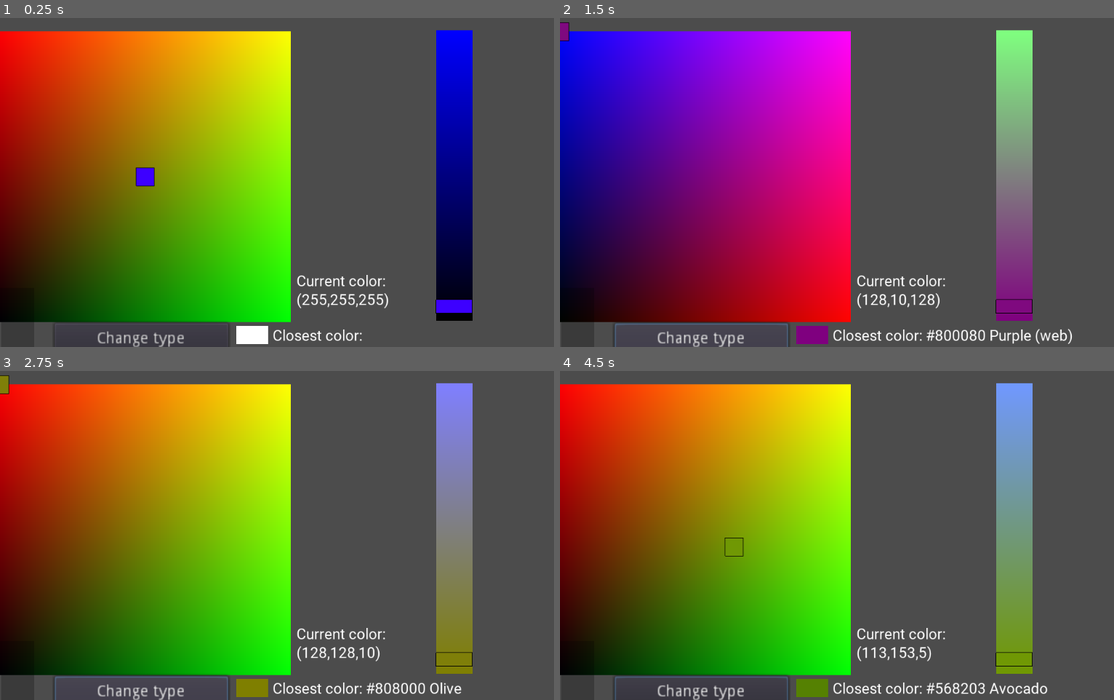
Above: before the commit, frames 1-4 (two rows, left to right).
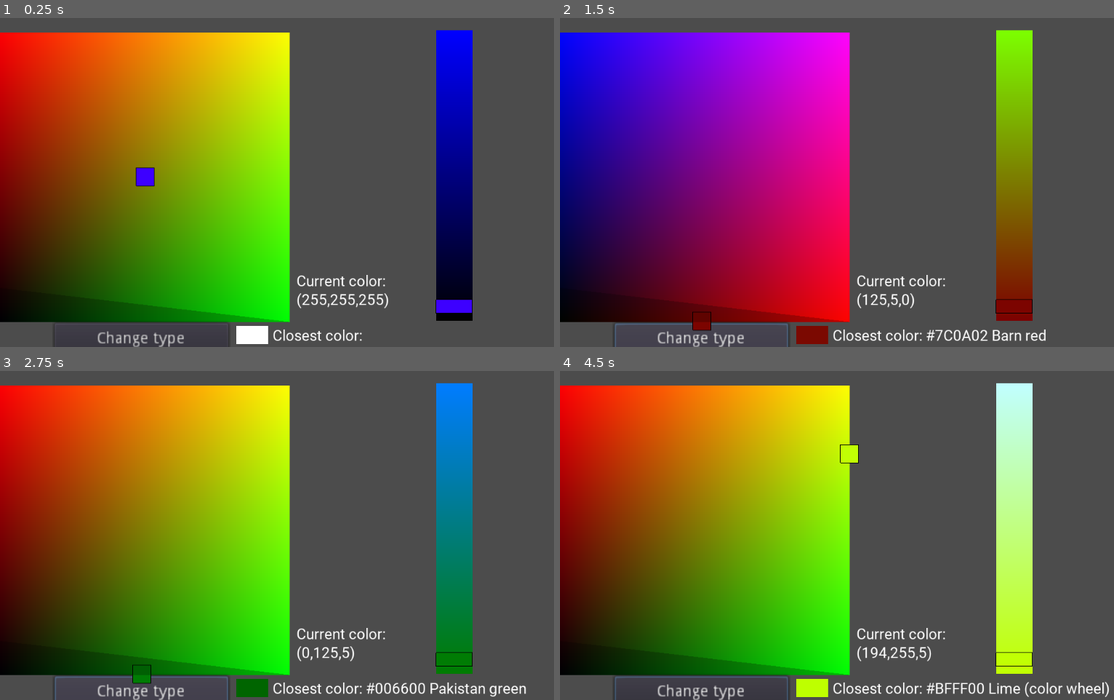
Above: after the commit, the same moments.

Repository: AntonBogun/Fancy-Color-Picker
Game: Godot game, scene res://Bruh.tscn
The game is run twice, just before and just after one commit, with the same random seed, the same clock (stepped at 60 frames per second) and the same inputs. The engine's default icon, where the game draws it, is replaced by a stand-in: a white triangle on a blue panel in a dark square.
Inputs (mouse positions are in pixels of both pictures, inside the frame that each line leads up to):
- Up to frame 1 (0.25 s): no input
- Up to frame 2 (1.5 s): click "Change type" at 0.5 s; click "Change type" at 1.25 s
- Up to frame 3 (2.75 s): click "Change type" at 2 s
- Up to frame 4 (4.5 s): tap Enter at 2.75, 4.25 s; move the mouse to (981, 512) at 2.77 s; press the mouse at (981, 512) at 2.78 s; tap Space at 3.5 s; move the mouse to (731, 545) at 3.52 s; release the mouse at (731, 545) at 3.53 s; click (731, 545) at 3.6 s; move the mouse to (909, 453) at 4.27 s; press the mouse at (909, 453) at 4.28 s

The runs differ from the first frame. In frame 1, 1.4% of the frame differs, in the area x 0-53%, y 3-93%; in frame 2, 8.4%, in the area x 0-93%, y 1-100%; in frame 3, 8.3%; in frame 4, 8.3%.

Commit message:
New Influence

Diff:
--- a/2dcolor.gd
+++ b/2dcolor.gd
@@ -50,11 +50,13 @@
 	#then multiplies vert by zoom (for obvious reasons)
 	return Vector2(viewpoort.x/2.0+vert.x*zooom,viewpoort.y/2.0+vert.y*zooom)
 
-#lower left
-#top right
-#(in cartesian, in bad computer scale top left, bottom right
+#pos1=0,0
+#pos2=max,max
+#(bottom left, top right in cartesian; in bad computer scale top left, bottom right
 func ifinbox(pos, pos1, pos2):
 	return (pos2.x>=pos.x && pos.x>=pos1.x && pos2.y>=pos.y && pos.y>=pos1.y);
+func forceinbox(pos,pos1,pos2):
+	return Vector2(min(max(pos.x,pos1.x),pos2.x),min(max(pos.y,pos1.y),pos2.y))
 
 func colorsize(pos,size,args):
 	var colorif = funcref(self,"colorif")
@@ -74,8 +76,7 @@
 
 
 
-var mouseraw=Vector2()
-var mousepos=Vector2()
+
 
 
 var r = 128
@@ -83,20 +84,41 @@
 var b = 10
 var interntype=0
 var slider=40
+var prevmouseorigin=Vector2()
 var prevmouse=Vector2()
-
+var mouseraw=Vector2()
+var mousepos=Vector2()
 
 func _process(_delta):
 	i-=int(i>0)
 	#positions on viewport
 	var pos1=vertconv(polygon[0]+position,get_viewport_rect().size,1/get_node("..").zoom.x)
 	var pos2=vertconv(polygon[2]+position,get_viewport_rect().size,1/get_node("..").zoom.x)
+
 	#get positions on slider - pointless
 	#var sliderpos1=vertconv($VSlider.rect_position+position,get_viewport_rect().size,1/get_node("..").zoom.x)
 	#var sliderpos2=vertconv($VSlider.rect_size*$VSlider.rect_scale+$VSlider.rect_position++position,get_viewport_rect().size,1/get_node("..").zoom.x)
 
-	#if mouse in box and mouse pos changed
-	var msif = ifinbox(get_viewport().get_mouse_position(),pos1,pos2) and prevmouse!=get_viewport().get_mouse_position()
+	#get mouse pos + check if pos changed
+
+
+	#if mouse pos changed
+	var msif = prevmouseorigin!=get_viewport().get_mouse_position()
+	msif=msif and Input.is_action_pressed("mouse_left")
+
+
+	if msif:
+		prevmouseorigin=get_viewport().get_mouse_position()
+		mouseraw=(prevmouseorigin-pos1)*get_node("..").zoom.x
+		msif=msif and ifinbox(Vector2(mouseraw.x,255-mouseraw.y),Vector2(-100,-100),Vector2(355,355))
+		if msif:
+
+			mousepos=forceinbox(Vector2(mouseraw.x,255-mouseraw.y),Vector2(),Vector2(255,255))
+			msif=mousepos!=prevmouse #and
+			prevmouse=mousepos
+
+
+
 	#var ok2 = ifinbox(get_viewport().get_mouse_position(),sliderpos1,sliderpos2)
 
 	#provides shader with viewport info
@@ -111,7 +133,6 @@
 	#if change detected (run color find algorithm)
 	if((msif or ok2)&&Input.is_action_pressed("mouse_left") or interntype!=type):
 		interntype=type
-		prevmouse=get_viewport().get_mouse_position()
 		#if change in slider - run slider to rgb conversion depending on type
 		if ok2:
 			if type==1:
@@ -120,10 +141,10 @@
 				g=slider
 			if type==0:
 				b=slider
-		elif(msif):
+		elif(msif and interntype==type and !ok2):
 			#if mouse in box - run position to color conversion
-			mouseraw=(prevmouse-pos1)*get_node("..").zoom.x
-			mousepos=Vector2(mouseraw.x,256-mouseraw.y)
+
+
 			r =mousepos.x*float(type==2)+mousepos.y*float(type==0)+slider*float(type==1);
 			g =mousepos.x*float(type==0)+mousepos.y*float(type==1)+slider*float(type==2);
 			b =mousepos.x*float(type==1)+mousepos.y*float(type==2)+slider*float(type==0);
@@ -137,15 +158,15 @@
 		g=floor(g)
 		b=floor(b)
 		#move the color picker+set color+ display current closest color
-		$Colorpick.position=mouseraw-Vector2(128,128)
-		$Colorpick.color=Color(r/256,g/256,b/256,1)
+		$Colorpick.position=Vector2(mousepos.x,255-mousepos.y)-Vector2(128,128)
+		$Colorpick.color=Color(r/255,g/255,b/255,1)
 		$ColorLabel.text="Current color:\n("+str(r)+","+str(g)+","+str(b)+")"
 		$ClosestColorLabel.text="Closest color: "+colr.ColorClosestSearch(r,g,b)
 		#give slider's shader info
 		var _col=colr.ColorClosestSearch(r,g,b)
 		var col = colr.ColHexToPos(_col)
 		$ColorShow.color=Color(col[0]/255.0,col[1]/255.0,col[2]/255.0,1)
-		$VSlider/picksmol.color=Color(r/256,g/256,b/256,1)
+		$VSlider/picksmol.color=Color(r/255,g/255,b/255,1)
 		$VSlider.material.set_shader_param("red",r)
 		$VSlider.material.set_shader_param("gre",g)
 		$VSlider.material.set_shader_param("blu",b)
--- a/Bruh.tscn
+++ b/Bruh.tscn
@@ -42,7 +42,7 @@
 material = ExtResource( 2 )
 position = Vector2( -128, 0 )
 color = Color( 0, 0, 0, 1 )
-polygon = PoolVector2Array( -128, -128, 128, -128, 128, 128, -128, 128 )
+polygon = PoolVector2Array( -128, -127, 127, -127, 127, 128, -128, 128 )
 script = ExtResource( 1 )
 
 [node name="testlol" type="Polygon2D" parent="Camera2D/HUE"]
@@ -123,7 +123,7 @@
 position = Vector2( -128, 128 )
 scale = Vector2( 1, -1 )
 color = Color( 0, 0, 0, 0.239216 )
-polygon = PoolVector2Array( -128, -128, 0, -128, 0, 0, 1, 0, 1, -128, 30, -128, 30, 30, 0, 30, -128, 30 )
+polygon = PoolVector2Array( 0, 0, 256, 0, 0, 30, -128, 30 )
 
 [node name="Sprite" type="Sprite" parent="Camera2D/HUE"]
 material = SubResource( 3 )
--- a/COLOR.gd
+++ b/COLOR.gd
@@ -592,9 +592,16 @@
 #btw it was done using a cool c# program which i made to output with syntax that
 #you can paste into here and it should work
 #big brian
+#also i cant help but notice that the entire editor lags when you type and are
+#near color... suspicious
+
+
+func ___COLOR_FUNCTIONS___():
+	return true
+
+
 
 func StringInvert(string):
-	#inverts string?
 	#honestly idk why this isnt a built in func but its not
 	var s=str(string)
 	var temp = "a"
@@ -606,22 +613,40 @@
 		l-=1
 	return string
 
+
+
 func HexToInt (hx):
-	#understandable
-	var hex=StringInvert(str(hx).to_upper())
+	#self explanatory
+	var hex=str(hx).to_upper()
 	var final = 0
-	var i=0
-	for cha in hex:
-		match cha:
-			"1","2","3","4","5","6","7","8","9","0":
-				final+=int(cha)*pow(16,i)
-			"A","B","C","D","E","F":
-				#cheeky ngl
-				final+=(ord(cha)-55)*pow(16,i)
-			_:
-				return 0
-		i+=1
+	for i in hex.length():
+		var ch=ord(hex[hex.length()-1-i])
+
+		#48-58 = 0-9
+		#65-70 = A-F = 10-15
+		final+=((ch-48)*int(ch<58)+(ch-55)*int(ch>64))*pow(16,i)
 	return final
+
+
+
+func IntToHex(i):
+	#also self explanatory
+	var _i=float(i)
+	var step=0
+	var hex=""
+	while i>1:
+		_i=_i/16
+		if _i<1:
+			var k =pow(16,step)
+			var n=int(floor(float(i)/k))
+			i-=n*k
+			_i=float(i)
+			hex+=char(n+48+7*int(n>9))
+			step=0
+			continue
+		step+=1
+	return hex
+
 
 func ColorNameToColor(C):
 	if C.length()>7:
@@ -662,7 +687,17 @@
 			return true
 		return false
 
-#delete kills a zone inside, needed for when theres color voids
+
+#explanatory
+func DistToBox(pos,pos1,pos2):
+	var x = max(max(pos1.x-pos.x,pos.x-pos2.x),0)
+	var y = max(max(pos1.y-pos.y,pos.y-pos2.y),0)
+	var z = max(max(pos1.z-pos.z,pos.z-pos2.z),0)
+	return pow(x,2)+pow(y,2)+pow(z,2)
+
+
+#create array of cube of sectors with hole specificed by delete
+#include dist to sector
 func ColorSearchBoxMaker(center,color,size,delete):
 	var r=color[0]
 	var g=color[1]
@@ -684,71 +719,141 @@
 func ColorClosestSearch(r,g,b):#0-255
 	#find closest color based on "chunks"
 	#doesnt use sqrt, i was smort even back then
-	var closestcol = ""
 	r=min(max(int(r),0),255)
 	g=min(max(int(g),0),255)
 	b=min(max(int(b),0),255)
 
 	var pos = Vector3(r,g,b)
-	var closest = 7200
+	var closest = pow(128,2)
 	var center = Vector3(floor(r/32),floor(g/32),floor(b/32))
-	var sectors =ColorSearchBoxMaker(center,[r,g,b],1,-1)
-
-	sectors.sort_custom(sort,"sort_dist")
-	for sector in sectors:
-		if closest>sector[1]:
-			for color in color(sector[0][0],sector[0][1],sector[0][2]):
-				var dist = pos.distance_squared_to(ColHexToPos(color))
-				if closest>dist:
-					closest=dist
-					closestcol=color
-		else:
-			break
-	#not the prettiest, but if there's voids beyond 2 size, ill just let them be
-	if closestcol=="":
-		sectors=ColorSearchBoxMaker(center,[r,g,b],2,1)
+	var sectors =[]
+	var size=1
+	var delete=-1
+	var closestcol=""
+	var end=0
+	#note - does not support equal distance points, a single one will get picked
+	#specifically one that appeared first/one in a sector that comes first
+	for n in 4:
+		sectors=ColorSearchBoxMaker(center,[r,g,b],size,delete)
+		sectors.sort_custom(sort,"sort_dist")
 		for sector in sectors:
 			if closest>sector[1]:
 				for color in color(sector[0][0],sector[0][1],sector[0][2]):
 					var dist = pos.distance_squared_to(ColHexToPos(color))
 					if closest>dist:
+						closestcol=color
 						closest=dist
-						closestcol=color
 			else:
+				end=1
 				break
+		if end==1:
+			break
+		size+=1
+		delete=size-1
 
 
 	return closestcol
 
-
-
+func ___INFLUENCE_FUNCTIONS___():
+	return true
+
+func Dot(a,b):
+	return cos(a.angle_to(b))
 #pos = position
 #pos1/2=first/second box edges
 #first pos at 0,0; second at +,+
 #all vec3
-func DistToBox(pos,pos1,pos2):
-	var x = max(max(pos1.x-pos.x,pos.x-pos2.x),0)
-	var y = max(max(pos1.y-pos.y,pos.y-pos2.y),0)
-	var z = max(max(pos1.z-pos.z,pos.z-pos2.z),0)
-	return pow(x,2)+pow(y,2)+pow(z,2)
-
-#Vector2(int(round(cos(float(i-2)/4*PI))),int(round(sin(float(i-2)/4*PI))))
-#int(round(-atan2(k.x,k.y)/PI*4)+8-3)%8+1
-func Dir(dir,type=1):
-	if type==1:
-		return Vector2(int(round(cos(float(dir-2)/4*PI))),int(round(sin(float(dir-2)/4*PI))))
-	else:
-		return int(round(-atan2(dir.x,dir.y)/PI*4)+8-3)%8+1
-
+
+
+# convert n to/from direction vector
+#   x->
+# y 1 2 3
+# | 0   4
+# v 7 6 5
+func DirToV(dir):
+	dir=float(dir)
+	return Vector2(int(round(cos((dir/4-1)*PI))),int(round(sin((dir/4-1)*PI))))
+func VToDir(V):
+	return int(round(-atan2(V.x,V.y)/PI*4)+8-2)%8
+
+#send 8 check beams, each beam does "binary" range check, such that it always
+#arrives at the border of the shape
 func StarCheck(pos,rule,args,maxrange=100.0):
 	var points=[]
-	for _i in 8:
-		var i =_i+1
+	for i in 8:
 		var leng=maxrange
 		var curr=pos
 		while leng>1:
-			var off=ceil(leng/2)*Dir(i)
-			curr+=off*int(rule.call_func(off,args))
+			var off=ceil(leng/2)*DirToV(i)
+			curr+=off*int(rule.call_func(curr+off,args))
 			leng=ceil(leng/2)
-		points.append[curr]
+		points.append(curr)
 	return points
+
+#averages points
+func Average(points):
+	var n=points.size()
+	var sum=Vector2()
+	for k in points:
+		sum+=k
+	sum=sum/n
+	return Vector2(round(sum.x),round(sum.y))
+
+#does StarCheck on loop and checks if new Average is approx equal to the last
+#so it finds middle of the shape
+#(this is actually pretty useless but it *could* allow for near equal frame load
+#split)
+func GetCenter(pos,rule,args,maxrange=100.0,centoff=5.0):
+	var last=Vector2(-1000,-1000)
+	var points=[]
+	var limit=0
+	while last.distance_squared_to(pos)>pow(centoff,2) and limit!=10:
+		points=StarCheck(pos,rule,args,maxrange)
+		pos=Average(points)
+		limit+=1
+	return points
+
+#goes clockwise from point a to b along border of rule (meaning border is on the left)
+func AToB(a,b,rule,args,start=0):
+	var points=[a]
+	var lim=400
+	while points[points.size()-1]!=b and points.size()<lim:
+		var n=points.size()-1
+		while !rule.call_func(points[n]+DirToV(start),args):
+			start+=1
+		points.append(points[n]+DirToV(start))
+		start-=start%2+1
+	points.pop_back()
+	return [points,start]
+
+#combines everything to get the border of the rule-defined shape
+func TraceShape(pos,rule,args):
+	var mainpoints=GetCenter(pos,rule,args)
+	var trace=[]
+	var dir=0
+	for n in 8:
+		var temp=AToB(mainpoints[n],mainpoints[(n+1)%8],rule,args,dir)
+		dir=temp[1]
+		trace.append_array(temp[0])
+	return trace
+
+func Neatify(arr):
+	var arr2=[]
+	for i in arr.size():
+		var _x=arr[(i)%arr.size()]
+		var _y=arr[(i+2)%arr.size()]
+		var cent=arr[(i+1)%arr.size()]
+		var x = cent-_x
+		var y = cent-_y
+		if !is_equal_approx(Dot(x,y),-1):
+			arr2.append(cent)
+	return arr2
+
+func Mod(x,y):
+	return (x%y+y)%y
+
+func Influence(pos,slider):
+
+
+
+	pass
--- a/Influence.gd
+++ b/Influence.gd
@@ -266,16 +266,11 @@
 
 
 func mod(x,y):
-	#oooo thats a poggers % like the one you see in desmos
-	#not the bs one like you normally see where it can get negative (just generally not ideal)
-	#(x%y)*int(x>=0)+((x%y) + y)*int(x<0 and x%y!=0) - earlier function, complete garbage
-	return (x+y)%y
+	#like %, except negatives are treated like positives, offset by y - desmos mod()
+	return (x%y+y)%y
 
 func pogger(pos,args):
-	#i uh... i have no idea honestly
-	#ohhh nvm i get it - thats the cool pattern that behaves like a bitch cus
-	#it has empty spaces.. yeah, i would have to add an entire algorithm to exising
-	#algorithm for it to account for empty spaces - suffering
+	#test function for areas
 
 
 	match args[0]:
@@ -505,5 +500,4 @@
 	return arr
 
 func Dot(a,b):
-
-	return a.dot(b)/sqrt((pow(a.x,2)+pow(a.y,2))*(pow(b.x,2)+pow(b.y,2)))
+	return cos(a.angle_to(b))
--- a/testloldeletelater.gd
+++ b/testloldeletelater.gd
@@ -10,22 +10,28 @@
 	var circle = funcref(influence,"pogger")
 	return influence.forinbox(pos,size,circle,args)
 # Called when the node enters the scene tree for the first time.
+var rng = RandomNumberGenerator.new()
+
 func _ready():
-
-
+	rng.randomize()
+	#print(colr.Dot(Vector2(-1,-1),Vector2(1,-1)))
+	var pog=funcref(influence,"pogger")
+	print(colr.Neatify(colr.TraceShape(Vector2(20,5),pog,[0])))
 	#print(OS.get_ticks_usec()) #how to get time passed
 
 
 #	var start = OS.get_ticks_usec()
-#	for _i in 8:
-#		var i=(_i-2+8)%8+1
-#		var k = Vector2(int(round(cos(float(i-2)/4*PI))),int(round(sin(float(i-2)/4*PI))))
-#		print(int(round(-atan2(k.x,k.y)/PI*4)+8-3)%8+1)
+#	for _i in 100000:
+#		var i1=Vector2(rng.randf(),rng.randf())
+#		var i2=Vector2(rng.randf(),rng.randf())
+#		var k=i1.dot(i2)/sqrt((pow(i1.x,2)+pow(i1.y,2))*(pow(i2.x,2)+pow(i2.y,2)))
 #	var bruh = OS.get_ticks_usec()-start
 #	print (bruh)
 #	start = OS.get_ticks_usec()
-#	for _i in 1000000:
-#		var k =int(_i==3)
+#	for _i in 100000:
+#		var i1=Vector2(rng.randf(),rng.randf())
+#		var i2=Vector2(rng.randf(),rng.randf())
+#		var k =cos(i1.angle_to(i2))
 #	var end = OS.get_ticks_usec()
 #	print (end-start)
 	pass
